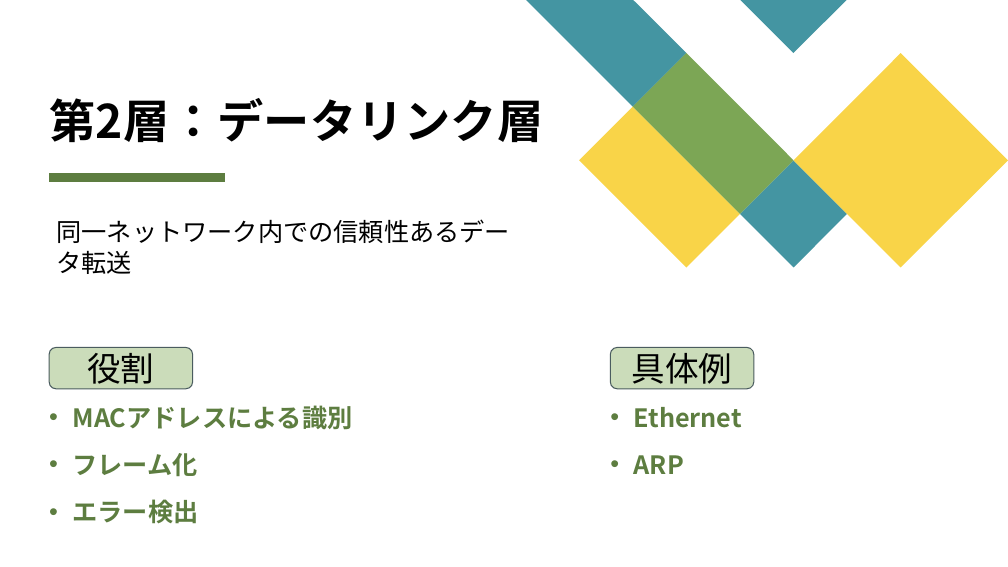
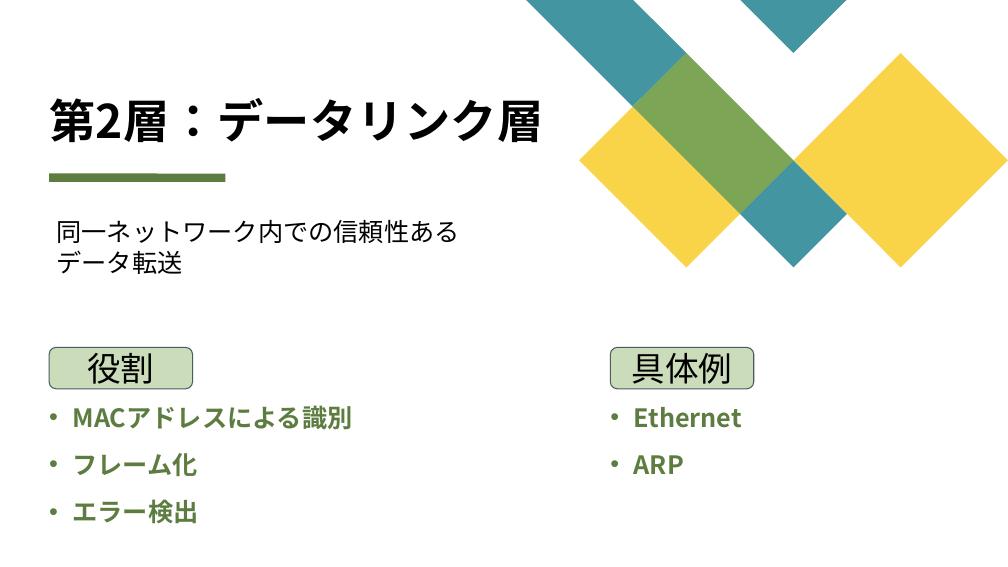
Before and after one commit to kurebayashi-shota/network-study, a slide deck: slide 40 of ネットワーク基礎勉強会資料.pptx. Drawn at 1008x567 pixels with LibreOffice and Linux fonts; fonts in the diff are those of the drawing. Boxes give left, top, right and bottom in pixels: in the first picture for what was removed or moved away, otherwise in the second. Text is boxed around its words. In the diff, an @@ line names an element or a change of style, - is before the commit and + after.

```diff
--- a/ネットワーク基礎勉強会資料.pptx
+++ b/ネットワーク基礎勉強会資料.pptx
@@ text "同一ネットワーク内での信頼性あるデータ転送" rewrapped from (57, 219, 511, 274) to (57, 219, 460, 274) @@
@@ rounded rectangle "具体例" at (610, 348, 754, 389): outline #4A5D60 1 pt to #4A5C5F 1 pt; proportions changed @@
```
Also in this commit, not shown: 190 other slides changed, 1 other file.
